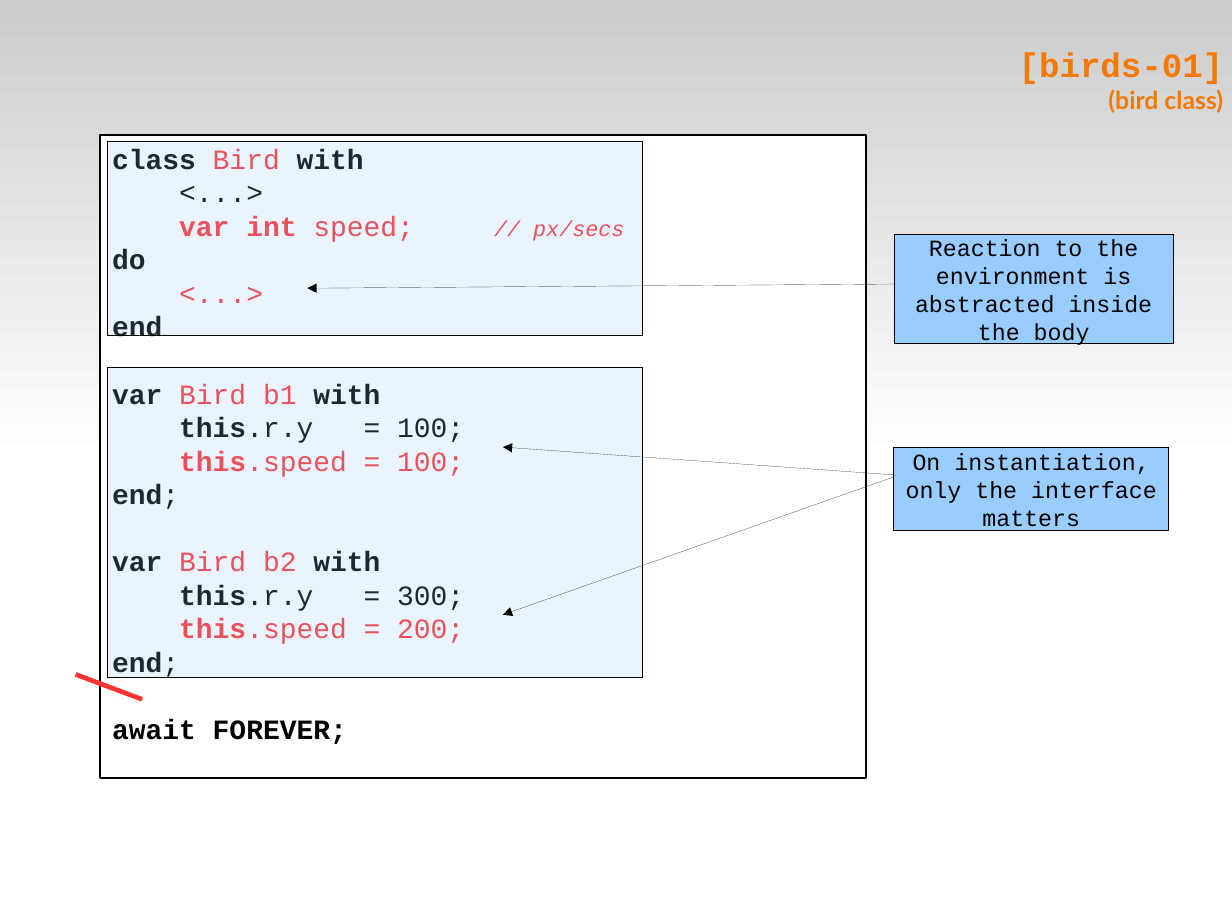
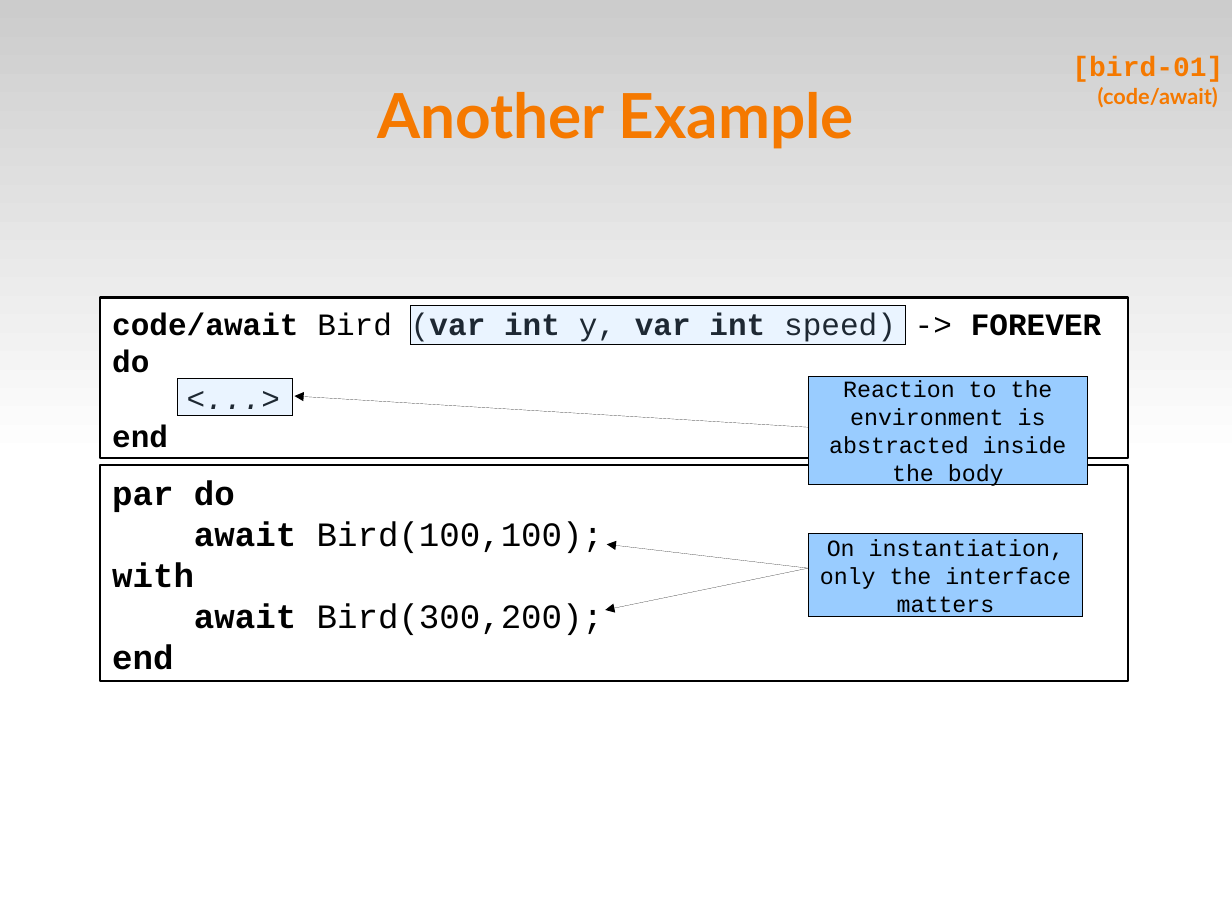
Before and after one commit to fsantanna-uerj/reativos, a slide deck: slide 15 of slides/07_ceu.odp (slide 7 before the commit). Drawn at 1232x924 pixels with LibreOffice and Linux fonts; fonts in the diff are those of the drawing. Boxes give left, top, right and bottom in pixels: in the first picture for what was removed or moved away, otherwise in the second. Text is boxed around its words. In the diff, an @@ line names an element or a change of style, - is before the commit and + after.

```diff
--- a/slides/07_ceu.odp
+++ b/slides/07_ceu.odp
@@ title at (1072,57,1223,108): text changed; size 16 to 14 pt @@
-[birds-01]
-(bird class)
+[bird-01]
+(code/await)
@@ title added at (378,92,854,149), 40 pt, text #F57900, bold @@
+Another Example
@@ rectangle removed at (101,135,866,779) @@
-class Bird with
-<...>
-var int speed; // px/secs
-do
-<...>
-end
-var Bird b1 with
-this.r.y = 100;
-this.speed = 100;
-end;
-var Bird b2 with
-this.r.y = 300;
-this.speed = 200;
-end;
-await FOREVER;
@@ rectangle added at (101,297,1129,458), fill #FFFFFF, outline #000000 1.45 pt, 20 pt, text #000000, bold @@
+code/await Bird (var int y, var int speed) -> FOREVER
+do
+<...>
+end
@@ rectangle: place and size @@
-rectangle at (107,142,643,335)
+rectangle at (410,306,907,345)
@@ rectangle removed at (107,368,643,677) @@
@@ rectangle added at (178,379,293,416), fill #99CCFF at 20% opacity, outline #000000 0 pt @@
@@ rectangle "Reaction to the environment is ...": place and size @@
-rectangle "Reaction to the environment is ..." at (894,235,1174,343)
+rectangle "Reaction to the environment is ..." at (808,376,1088,484)
@@ arrow moved from (895, 284) - (307, 288) to (808, 427) - (294, 396) @@
@@ rectangle added at (101,465,1129,682), fill #FFFFFF, outline #000000 1.45 pt, 22 pt, text #000000 @@
+par do
+await Bird(100,100);
+with
+await Bird(300,200);
+end
@@ rectangle "On instantiation, only the interface ...": place and size @@
-rectangle "On instantiation, only the interface ..." at (894,447,1169,531)
+rectangle "On instantiation, only the interface ..." at (808,533,1083,617)
@@ arrow moved from (895, 475) - (503, 447) to (808, 568) - (606, 610) @@
@@ arrow moved from (894, 477) - (503, 615) to (808, 568) - (607, 544) @@
@@ line removed from (76, 674) to (142, 700) @@
```
Also in this commit, not shown: 2 other slides changed, 32 slides added, 22 slides removed, 12 other files.
